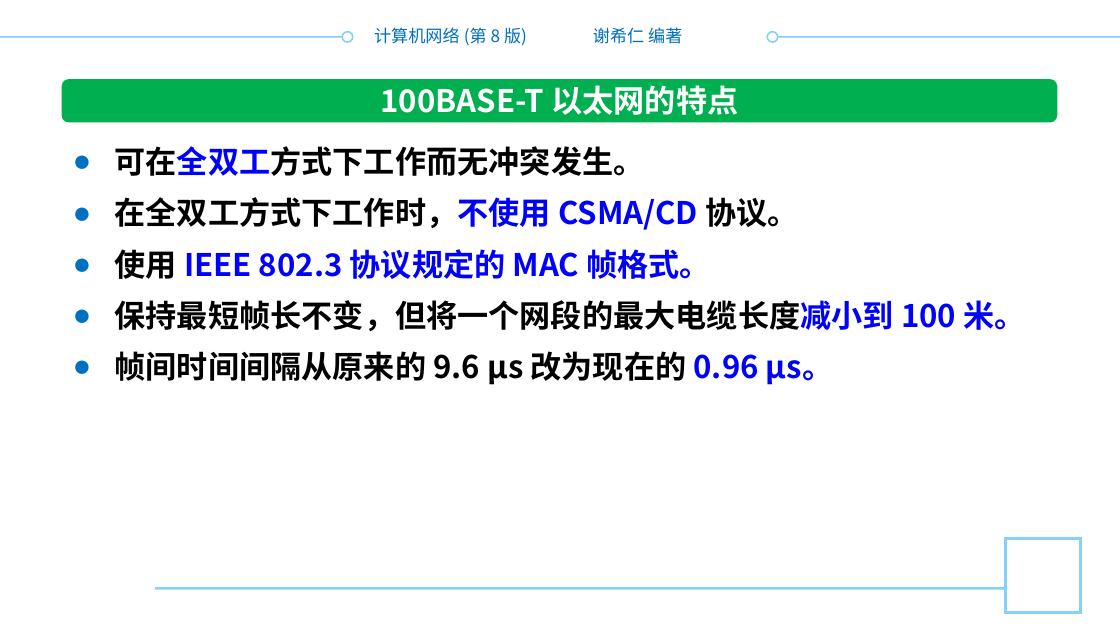
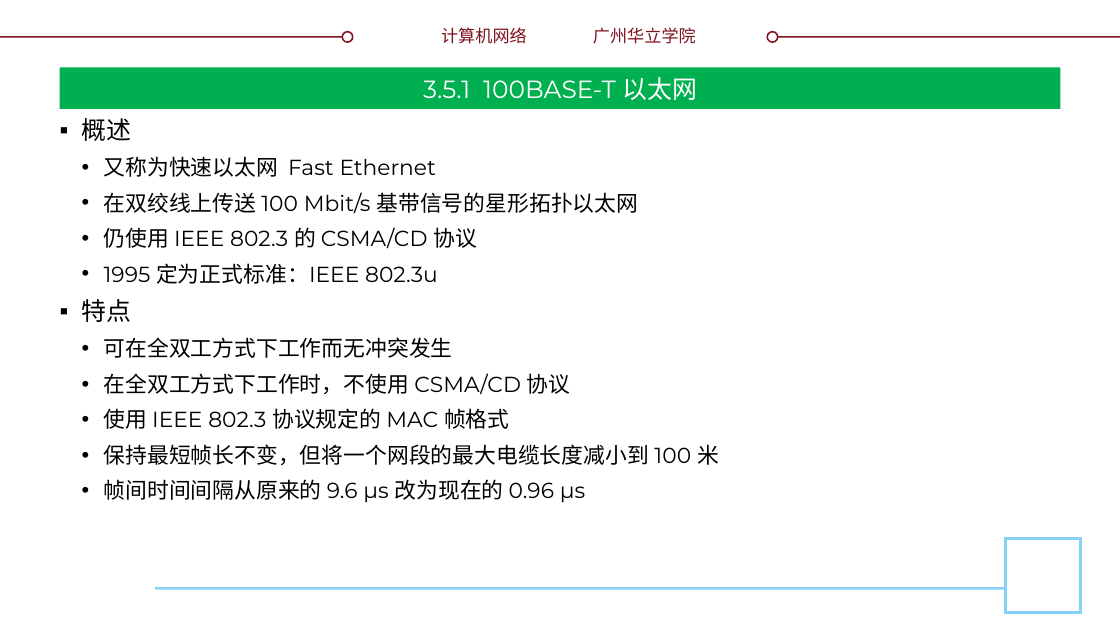
Before and after one commit to glplaman/glplaman.github.io, a slide deck: slide 139 of network/ppt/chap3.pptx. Drawn at 1120x630 pixels with LibreOffice and Linux fonts; fonts in the diff are those of the drawing; background and template pictures are left out. Boxes give left, top, right and bottom in pixels: in the first picture for what was removed or moved away, otherwise in the second. Text is boxed around its words. In the diff, an @@ line names an element or a change of style, - is before the commit and + after.

```diff
--- a/network/ppt/chap3.pptx
+++ b/network/ppt/chap3.pptx
@@ text at (441, 27, 527, 44): text changed; text colour #0070C0 to #7F131F @@
-计算机网络 (第 8 版)
+计算机网络
@@ text at (593, 27, 696, 44): text changed; text colour #0070C0 to #7F131F @@
-谢希仁 编著
+广州华立学院
@@ line (0, 37) - (353, 37): stroke #84CFF5 1 pt to #7F131F 1 pt @@
@@ ellipse at (343, 31, 353, 41): outline #84CFF5 1 pt to #7F131F 1 pt @@
@@ ellipse at (767, 31, 777, 41): outline #84CFF5 1 pt to #7F131F 1 pt @@
@@ line (767, 37) - (1120, 37): stroke #84CFF5 1 pt to #7F131F 1 pt @@
@@ title added at (59, 67, 1061, 109), fill #00B050, 16 pt, text #FFFFFF @@
+3.5.1 100BASE-T 以太网
@@ rounded rectangle removed at (62, 80, 1057, 123) @@
@@ text removed at (380, 85, 738, 115) @@
-100BASE-T 以太网的特点
@@ text at (82, 118, 719, 503): text changed; size 20 to 14 pt; font Noto Sans CJK SC to Montserrat; bold off @@
-● 可在全双工方式下工作而无冲突发生。
-● 在全双工方式下工作时，不使用 CSMA/CD 协议。
-● 使用 IEEE 802.3 协议规定的 MAC 帧格式。
-● 保持最短帧长不变，但将一个网段的最大电缆长度减小到 100 米。
-● 帧间时间间隔从原来的 9.6 μs 改为现在的 0.96 μs。
+▪ 概述
+  • 又称为快速以太网 Fast Ethernet
+  • 在双绞线上传送 100 Mbit/s 基带信号的星形拓扑以太网
+  • 仍使用 IEEE 802.3 的 CSMA/CD 协议
+  • 1995 定为正式标准：IEEE 802.3u
+▪ 特点
+  • 可在全双工方式下工作而无冲突发生
+  • 在全双工方式下工作时，不使用 CSMA/CD 协议
+  • 使用 IEEE 802.3 协议规定的 MAC 帧格式
+  • 保持最短帧长不变，但将一个网段的最大电缆长度减小到 100 米
+  • 帧间时间间隔从原来的 9.6 μs 改为现在的 0.96 μs
```
Also in this commit, not shown: 148 other slides changed, 2 slides added, 2 slides removed, 9 other files.
